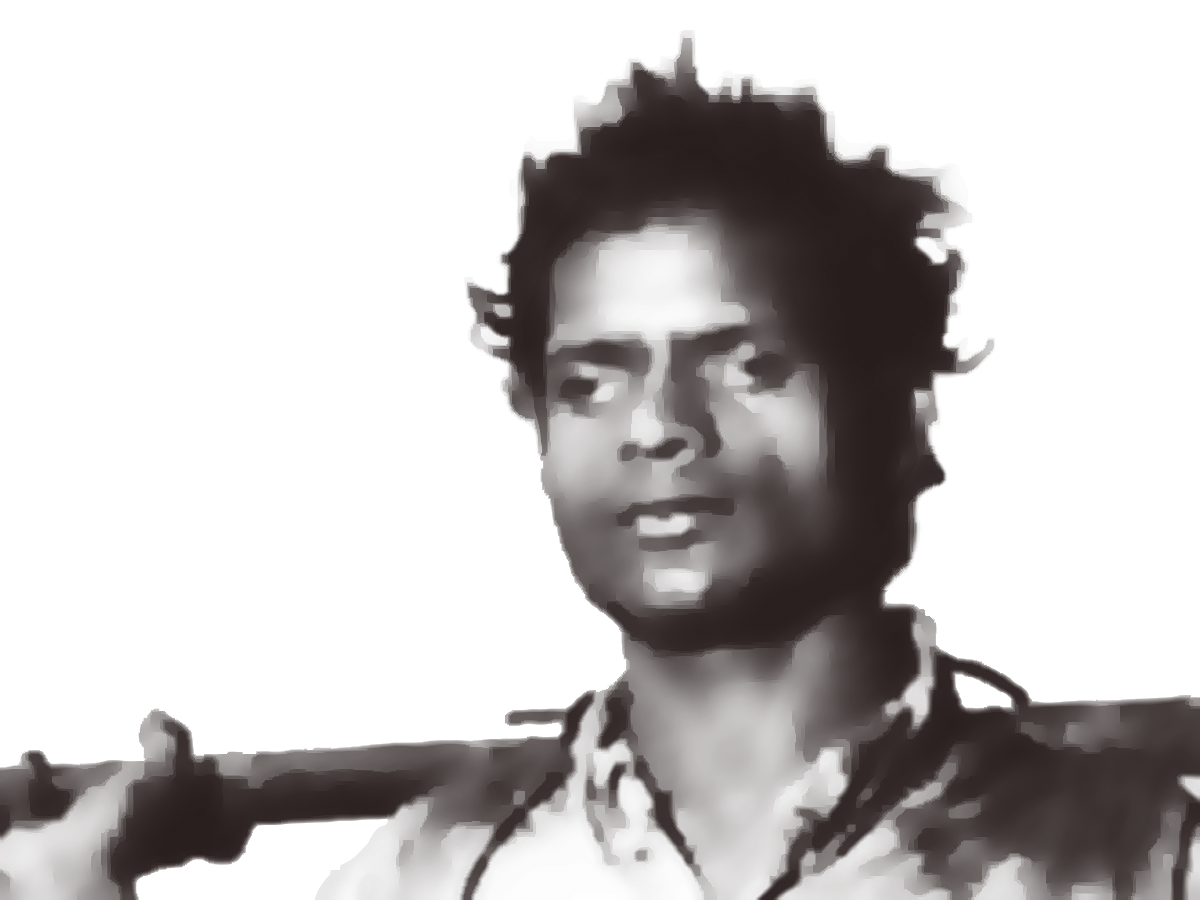
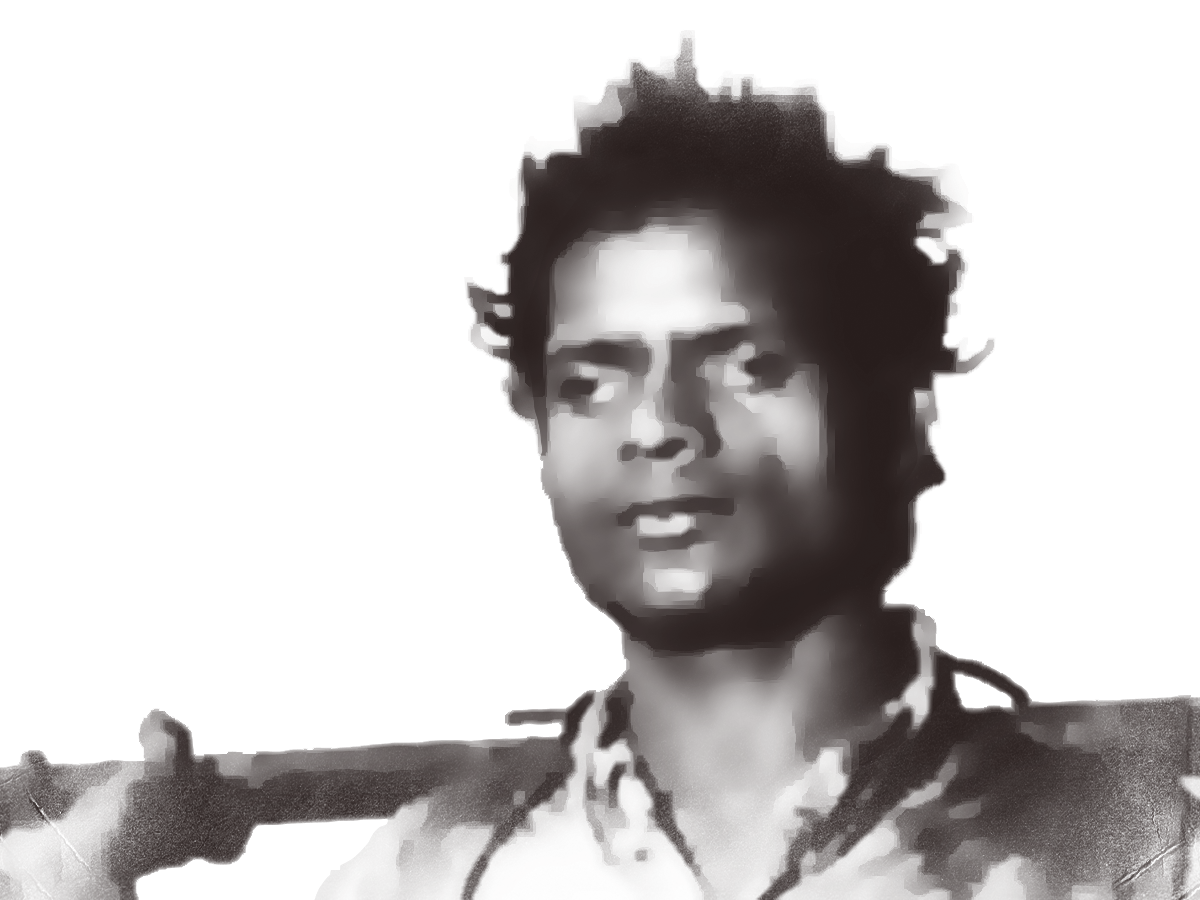
Layers edited between the first and the second 1200px x 900px image:
added group "Group 1" with 2 layers over [0,30,1200,900]
moved "image_color" into group "Group 1" over [0,30,1200,900]
moved "image_back" into group "Group 1" over [0,30,1200,900]
